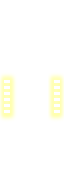
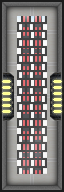
Revision of a layered 64x192 image; what changed, layer by layer:
hid "Rechteck 1 Kopie" over <box>48,71,64,123</box>
hid "Rechteck 1" over <box>0,71,19,123</box>
showed group "Batteries" (13 layers) over <box>0,77,64,116</box>
showed group "Base" (2nd of 2) (10 layers) over <box>0,0,64,192</box>
showed "Wall" over <box>0,0,64,192</box>
showed group "doodas" (61 layers) over <box>2,0,62,192</box>
